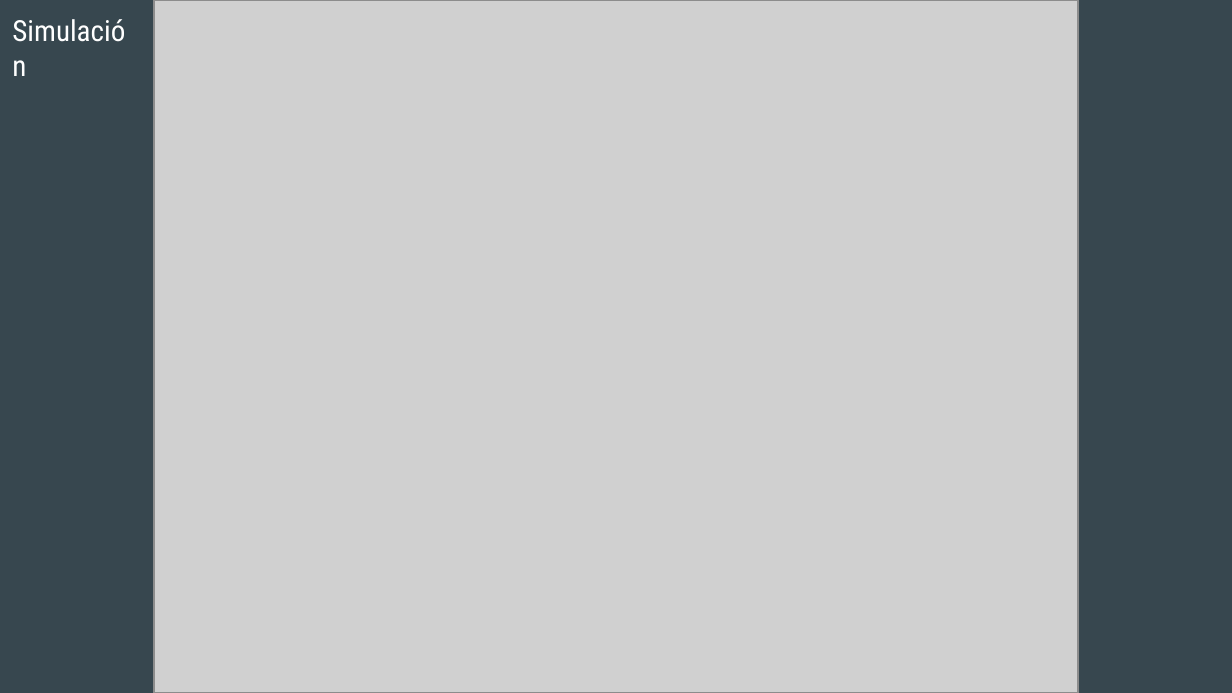
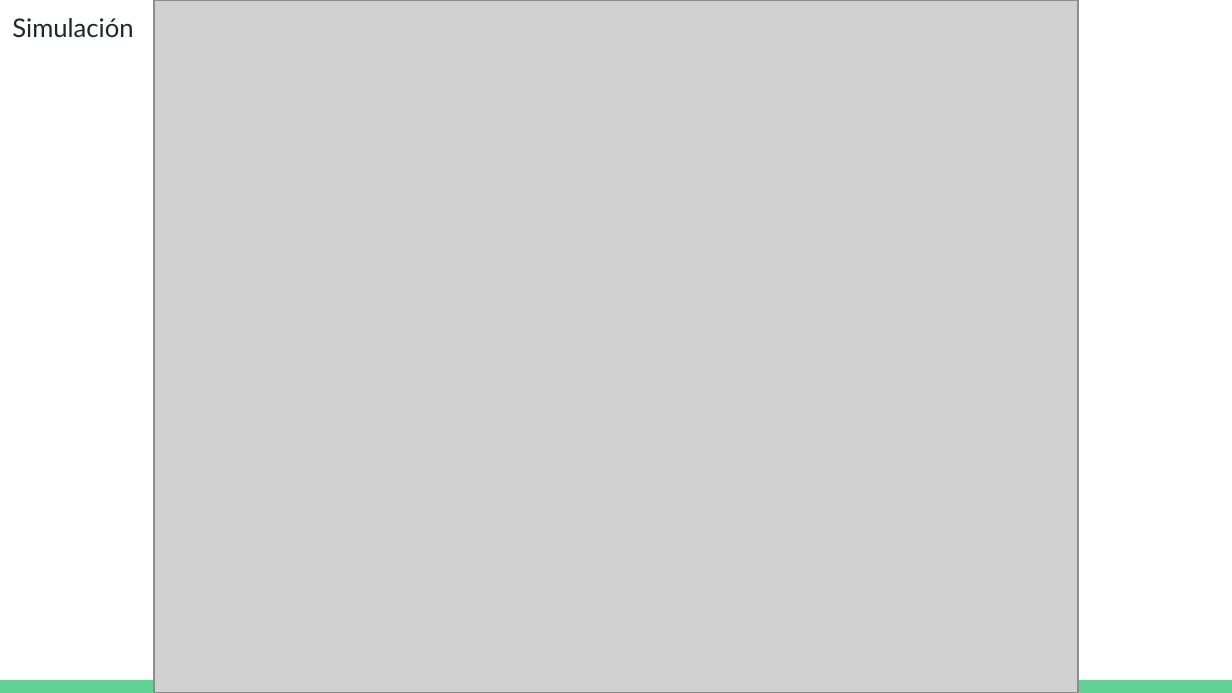
Before and after one commit to NicolasCV/ProyectoMultiagentes, a slide deck: slide 3 of Demostracion/Proyecto Multiagentes Presentacion.pptx (slide 2 before the commit). Drawn at 1232x693 pixels with LibreOffice and Linux fonts; fonts in the diff are those of the drawing; grey boxes stand for pictures. Boxes give left, top, right and bottom in pixels: in the first picture for what was removed or moved away, otherwise in the second. Text is boxed around its words. In the diff, an @@ line names an element or a change of style, - is before the commit and + after.

```diff
--- a/Demostracion/Proyecto Multiagentes Presentacion.pptx
+++ b/Demostracion/Proyecto Multiagentes Presentacion.pptx
@@ background #37474F to #FFFFFF @@
@@ title "Simulación" at <box>12,18,133,37</box>: size 17 to 15 pt, font Roboto Condensed to Lato, text colour #FFFFFF to #202729 @@
@@ rectangle added at <box>0,680,1232,693</box>, fill #63D297 @@
```
Also in this commit, not shown: 3 other slides changed, 3 slides added, 1 other file.
